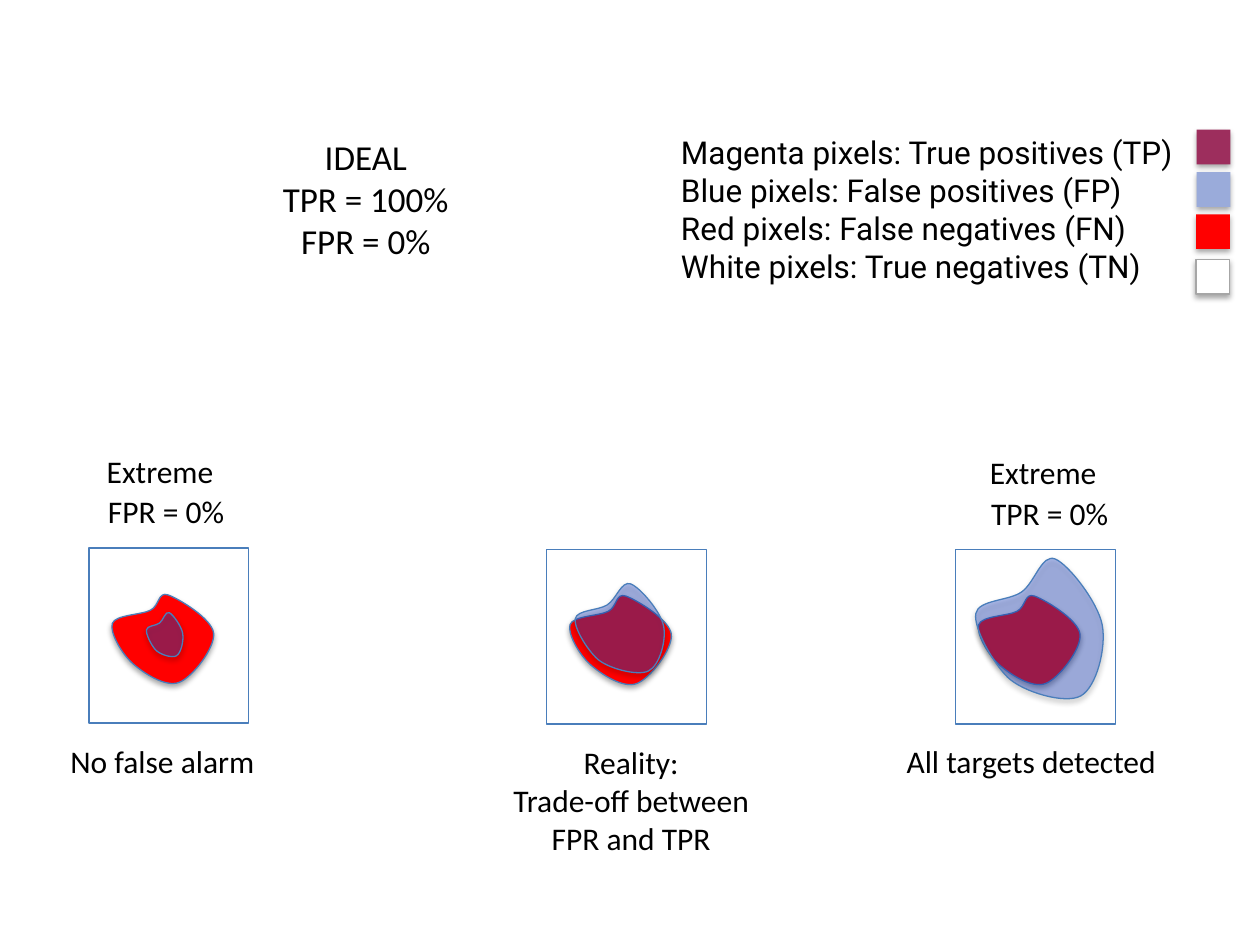
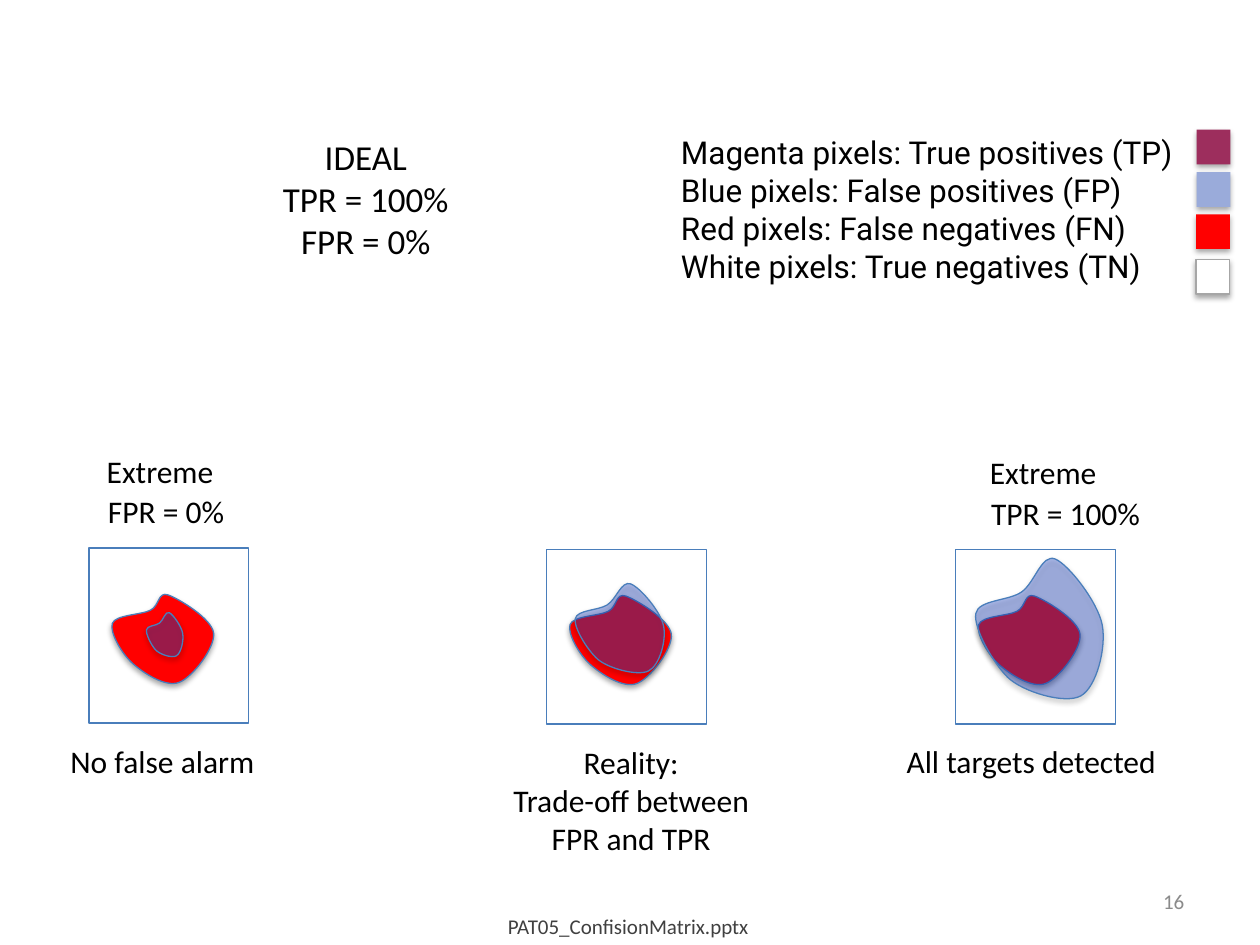
Before and after one commit to domingomery/patrones, a slide deck: slide 16 of clases/Cap05_Evaluacion/presentations/PAT05_ConfusionMatrix.pptx. Drawn at 1260x945 pixels with LibreOffice and Linux fonts; fonts in the diff are those of the drawing. Boxes give left, top, right and bottom in pixels: in the first picture for what was removed or moved away, otherwise in the second. Text is boxed around its words. In the diff, an @@ line names an element or a change of style, - is before the commit and + after.

```diff
--- a/clases/Cap05_Evaluacion/presentations/PAT05_ConfusionMatrix.pptx
+++ b/clases/Cap05_Evaluacion/presentations/PAT05_ConfusionMatrix.pptx
@@ text at <box>991,503,1140,526</box>: text changed @@
-TPR = 0%
+TPR = 100%
@@ page number added at <box>1163,895,1184,909</box>, 12 pt, text #8C8C8C @@
+16
@@ text added at <box>508,919,748,938</box>, 12 pt, text #404040 @@
+PAT05_ConfisionMatrix.pptx
```
Also in this commit, not shown: 26 other slides changed, 13 other files.
